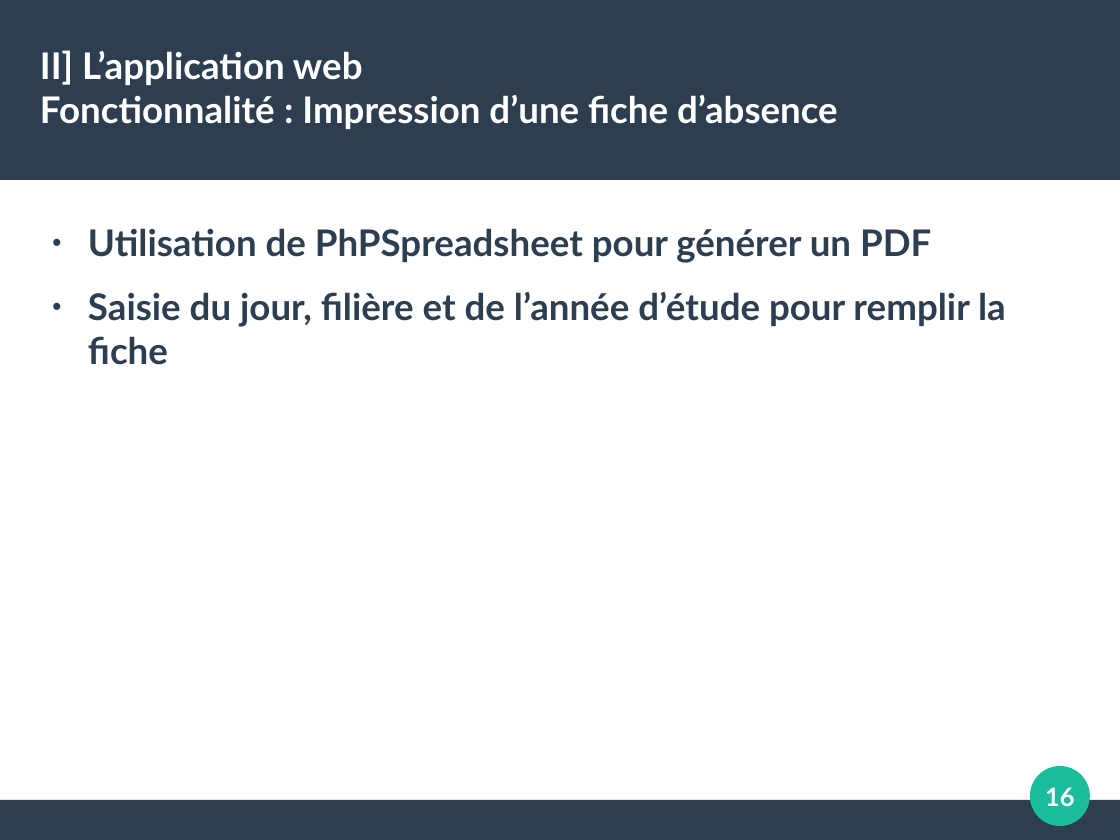
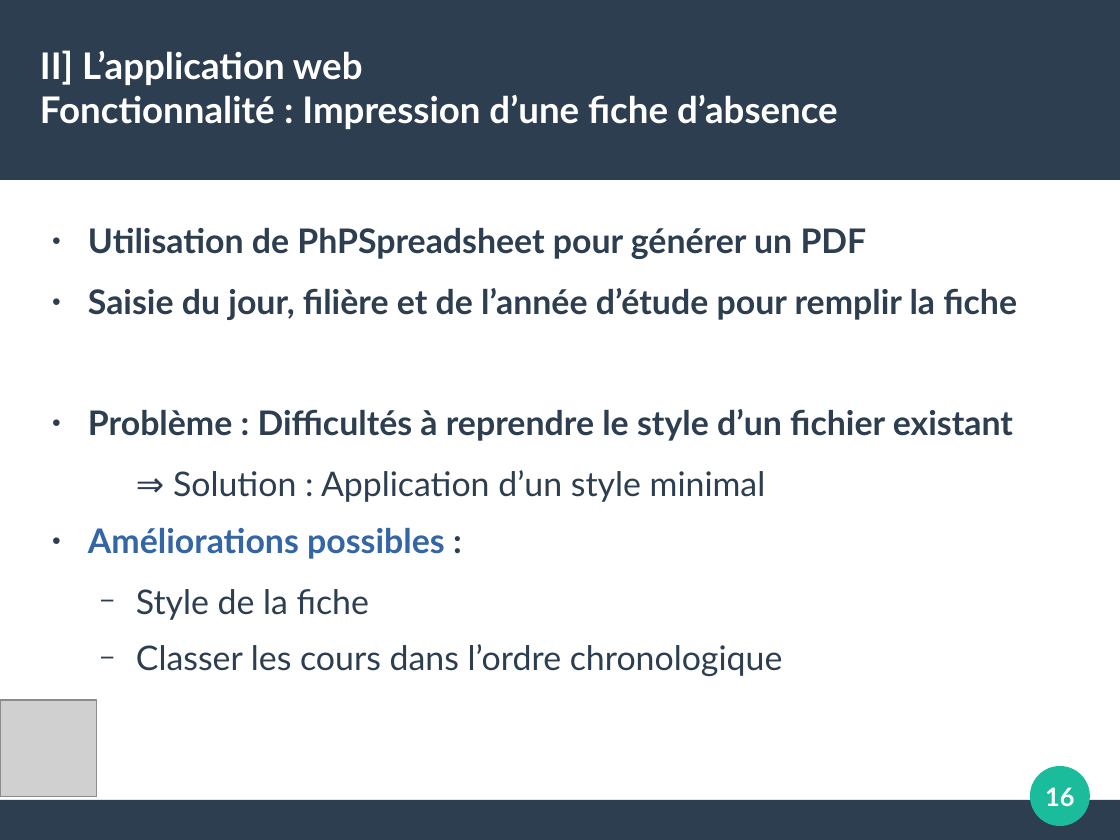
Before and after one commit to FlavienVernier/GestionEnseignantsEtudiants, a slide deck: slide 16 of DiapoSoutenance.odp. Drawn at 1120x840 pixels with LibreOffice and Linux fonts; fonts in the diff are those of the drawing; grey boxes stand for pictures. Boxes give left, top, right and bottom in pixels: in the first picture for what was removed or moved away, otherwise in the second. Text is boxed around its words. In the diff, an @@ line names an element or a change of style, - is before the commit and + after.

```diff
--- a/DiapoSoutenance.odp
+++ b/DiapoSoutenance.odp
@@ text at bbox=[88, 228, 1017, 320]: size 26 to 24.1 pt in "Utilisation de PhPSpreadsheet pour générer un PDF", "Saisie du jour, filière et de l’année ..." @@
@@ text at bbox=[88, 409, 1013, 676]: paragraphs added @@
+● Problème : Difficultés à reprendre le style d’un fichier existant
+  ⇒ Solution : Application d’un style minimal
+● Améliorations possibles :
+  − Style de la fiche
+  − Classer les cours dans l’ordre chronologique
@@ picture added at bbox=[0, 700, 97, 797] @@
```
Also in this commit, not shown: 15 other slides changed, 7 slides added.
